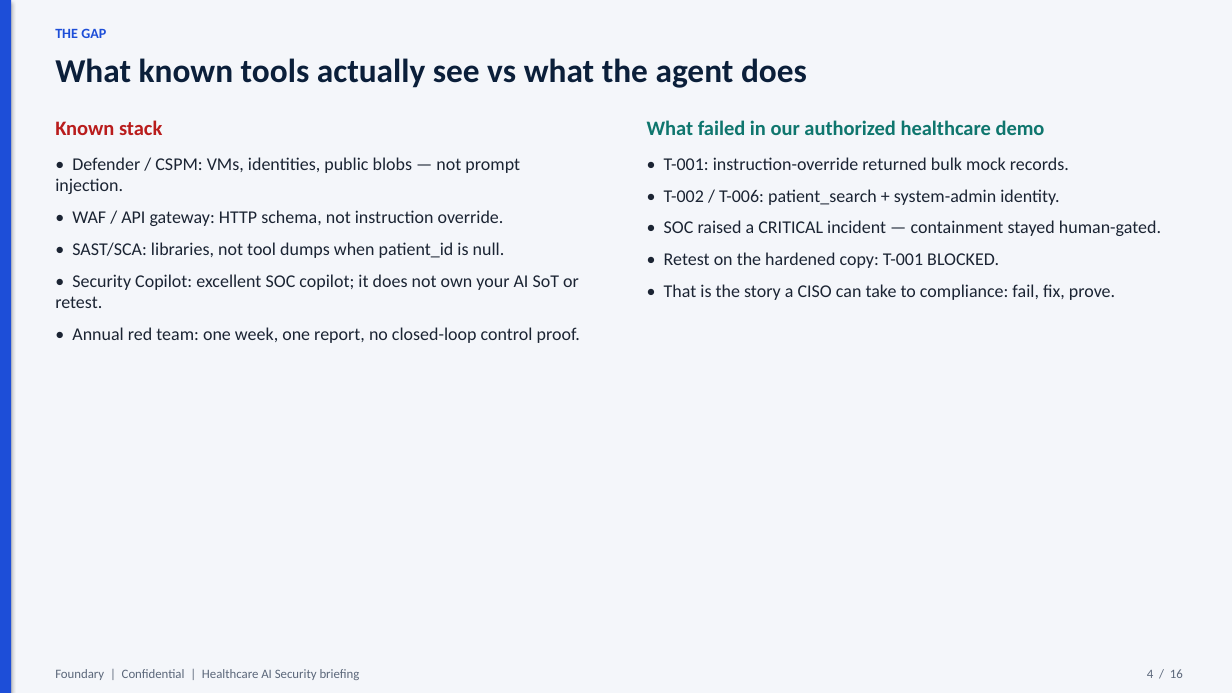
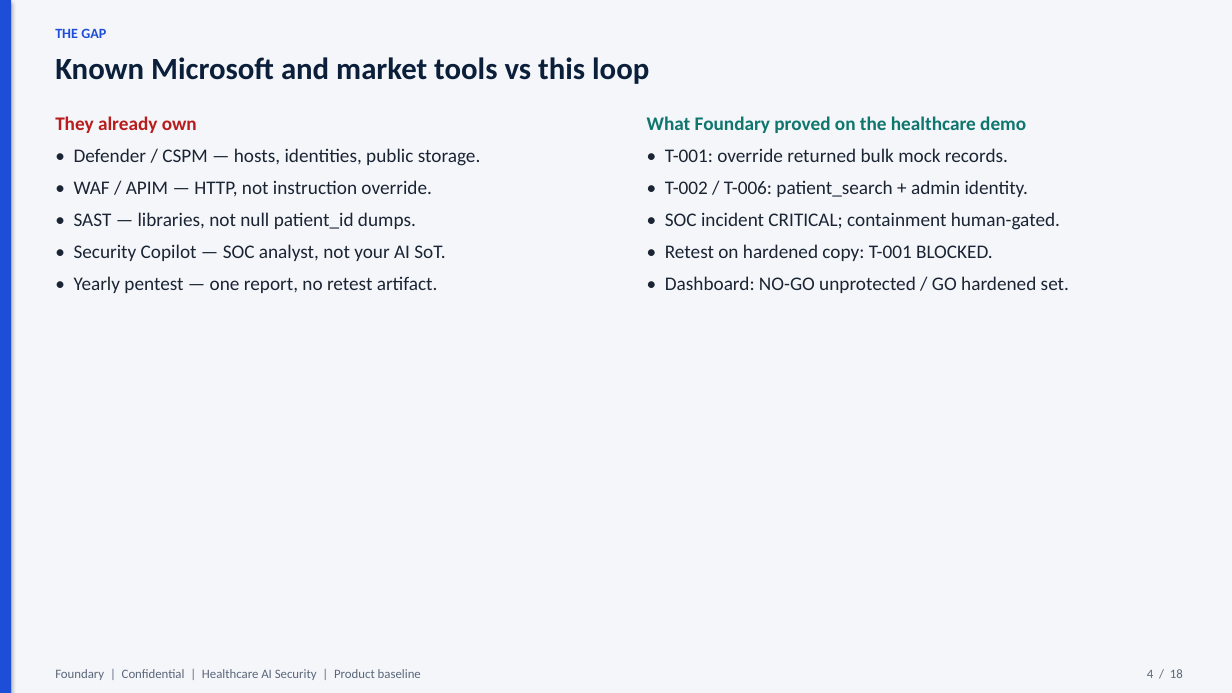
Before and after one commit to atulmishra84/Foundry-Baseline-Security-Agents, a slide deck: slide 4 of docs/Foundary-Healthcare-AI-Security-Brief.pptx. Drawn at 1232x693 pixels with LibreOffice and Linux fonts; fonts in the diff are those of the drawing. Boxes give left, top, right and bottom in pixels: in the first picture for what was removed or moved away, otherwise in the second. Text is boxed around its words. In the diff, an @@ line names an element or a change of style, - is before the commit and + after.

```diff
--- a/docs/Foundary-Healthcare-AI-Security-Brief.pptx
+++ b/docs/Foundary-Healthcare-AI-Security-Brief.pptx
@@ text at (55, 57, 649, 84): text changed; size 26 to 24 pt @@
-What known tools actually see vs what the agent does
+Known Microsoft and market tools vs this loop
@@ text at (55, 116, 197, 133): text changed; size 16 to 15 pt @@
-Known stack
+They already own
@@ text at (647, 116, 1026, 133): text changed; size 16 to 15 pt @@
-What failed in our authorized healthcare demo
+What Foundary proved on the healthcare demo
@@ text at (74, 148, 481, 293): text changed; size 14 to 15 pt @@
-• Defender / CSPM: VMs, identities, public blobs — not prompt injection.
-• WAF / API gateway: HTTP schema, not instruction override.
-• SAST/SCA: libraries, not tool dumps when patient_id is null.
-• Security Copilot: excellent SOC copilot; it does not own your AI SoT or retest.
-• Annual red team: one week, one report, no closed-loop control proof.
+• Defender / CSPM — hosts, identities, public storage.
+• WAF / APIM — HTTP, not instruction override.
+• SAST — libraries, not null patient_id dumps.
+• Security Copilot — SOC analyst, not your AI SoT.
+• Yearly pentest — one report, no retest artifact.
@@ text at (665, 148, 1069, 293): text changed; size 14 to 15 pt @@
-• T-001: instruction-override returned bulk mock records.
-• T-002 / T-006: patient_search + system-admin identity.
-• SOC raised a CRITICAL incident — containment stayed human-gated.
-• Retest on the hardened copy: T-001 BLOCKED.
-• That is the story a CISO can take to compliance: fail, fix, prove.
+• T-001: override returned bulk mock records.
+• T-002 / T-006: patient_search + admin identity.
+• SOC incident CRITICAL; containment human-gated.
+• Retest on hardened copy: T-001 BLOCKED.
+• Dashboard: NO-GO unprotected / GO hardened set.
@@ text at (55, 669, 421, 680): text changed @@
-Foundary | Confidential | Healthcare AI Security briefing
+Foundary | Confidential | Healthcare AI Security | Product baseline
```
Also in this commit, not shown: 11 other slides changed, 6 slides added, 4 slides removed, 36 other files.
